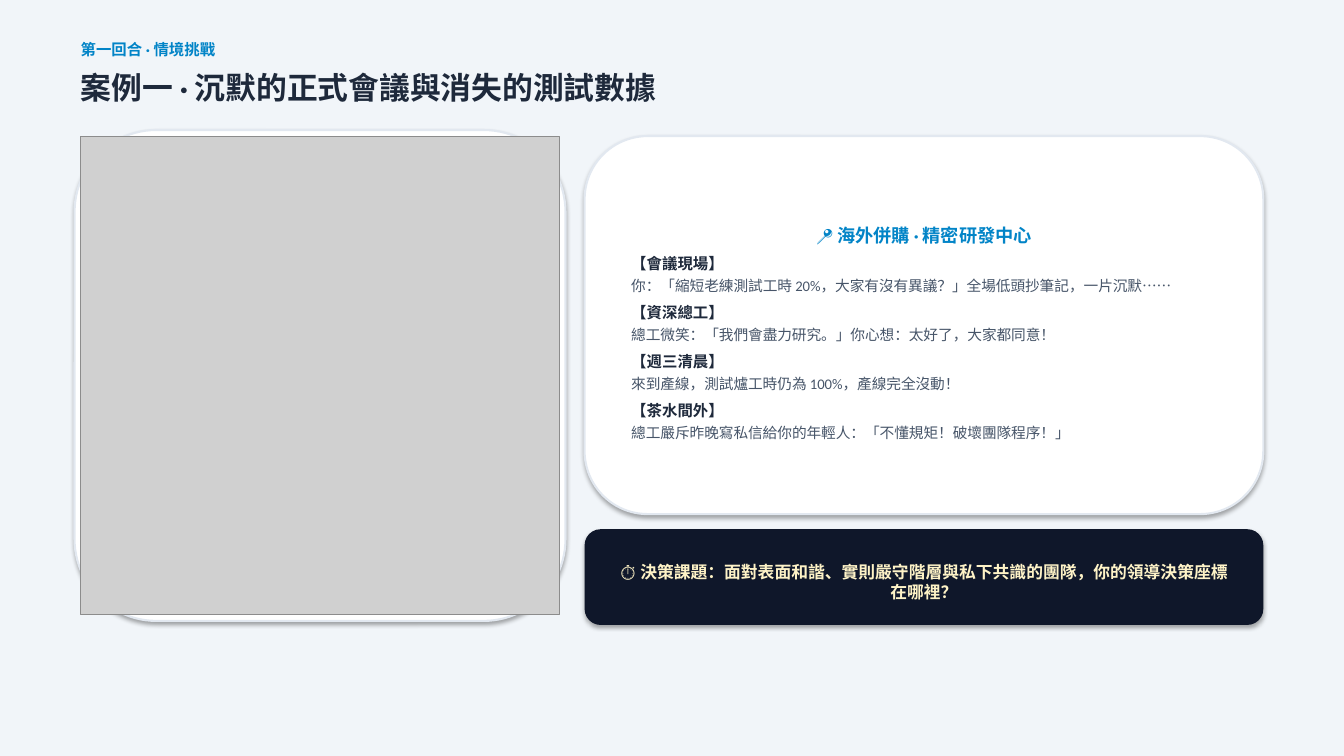
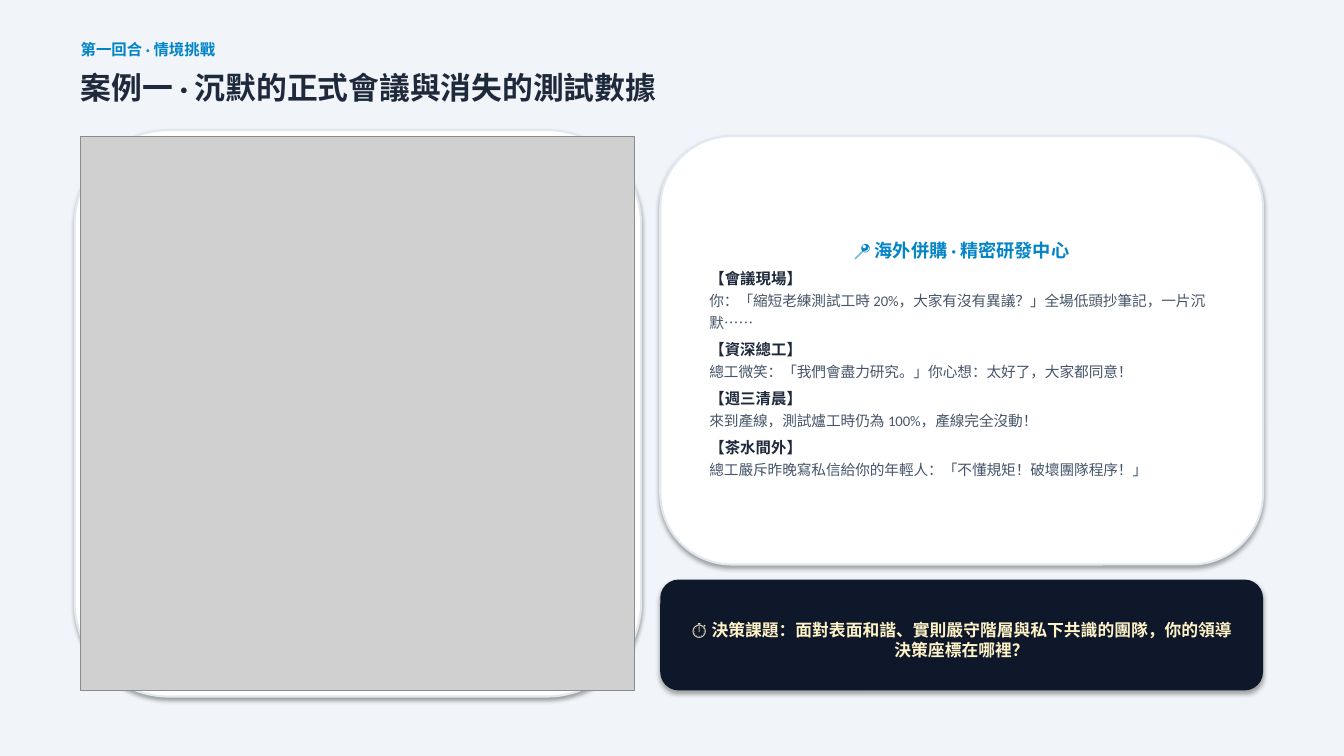
Before and after one commit to routerdd1818-tech/OB, a slide deck: slide 5 of 誰是文化王_備案簡報_Who_Is_Culture_King.pptx. Drawn at 1344x756 pixels with LibreOffice and Linux fonts; fonts in the diff are those of the drawing; grey boxes stand for pictures. Boxes give left, top, right and bottom in pixels: in the first picture for what was removed or moved away, otherwise in the second. Text is boxed around its words. In the diff, an @@ line names an element or a change of style, - is before the commit and + after.

```diff
--- a/誰是文化王_備案簡報_Who_Is_Culture_King.pptx
+++ b/誰是文化王_備案簡報_Who_Is_Culture_King.pptx
@@ rounded rectangle resized from (x1=75, y1=130, x2=566, y2=621) to (x1=75, y1=130, x2=641, y2=697) @@
@@ picture resized from (x1=81, y1=136, x2=560, y2=615) to (x1=81, y1=136, x2=635, y2=691) @@
@@ rounded rectangle "📍 海外併購 · 精密研發中心" resized from (x1=585, y1=136, x2=1263, y2=514) to (x1=660, y1=136, x2=1263, y2=565) @@
@@ rounded rectangle "⏱️ 決策課題：面對表面和諧、實則嚴守階層與私下共識的團隊，你的領導決策座標在哪裡？" resized from (x1=585, y1=529, x2=1263, y2=625) to (x1=660, y1=580, x2=1263, y2=691) @@
```
Also in this commit, not shown: 3 other slides changed, 4 other files.
